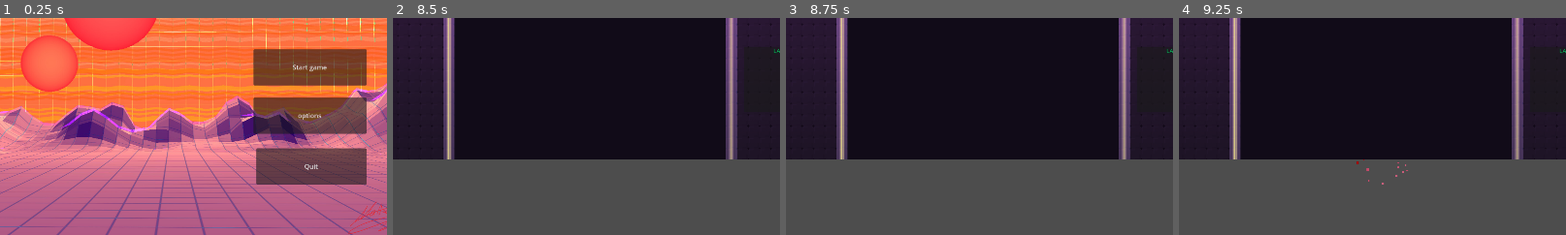
Above: before the commit, frames 1-4 (left to right).
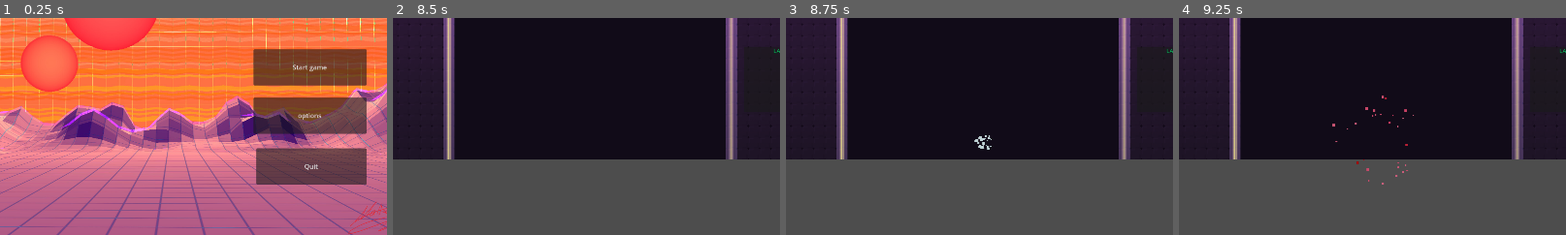
Above: after the commit, the same moments.

Repository: Asmatu-cell/godot.test.arkanoid-clon
Game: Godot game, scene res://Scenes/UI/main_menu.tscn
Same seed, same stepped clock (60 frames per second), same inputs: the game is played once before the commit and once after it.
Inputs:
- Up to frame 1 (0.25 s): no input
- Up to frame 2 (8.5 s): click "Start game" at 0.5 s; click "Start game" at 1.25 s; tap Space (disparo) at 2.1, 3.5, 4.35, 6.6, 8 s; tap Enter at 2.75, 5 s; tap Left (lpad) at 2.85, 5.1, 7.35 s; tap Right (rpad) at 3.6, 5.85, 8.1 s
- Up to frame 3 (8.75 s): no input
- Up to frame 4 (9.25 s): tap Space (disparo) at 8.85 s
The pictures show only the part of the screen within x 7-57%, y 18-68%; the shares and areas given below are measured in that part.

Frames 1-2 are identical in both runs. In frame 3, 0.1% of the frame differs, in the area x 48-54%, y 54-61%; in frame 4, 0.1%.

Commit message:
Cambios tabla 1

Diff:
--- a/Scenes/tabla/tabla.tscn
+++ b/Scenes/tabla/tabla.tscn
@@ -33,7 +33,7 @@
 tracks/1/type = "value"
 tracks/1/imported = false
 tracks/1/enabled = true
-tracks/1/path = NodePath("CollisionShape2D/Laser:modulate")
+tracks/1/path = NodePath("CollisionShape2D/barra:modulate")
 tracks/1/interp = 1
 tracks/1/loop_wrap = true
 tracks/1/keys = {
@@ -45,7 +45,7 @@
 tracks/2/type = "value"
 tracks/2/imported = false
 tracks/2/enabled = true
-tracks/2/path = NodePath("CollisionShape2D/Laser:position")
+tracks/2/path = NodePath("CollisionShape2D/barra:position")
 tracks/2/interp = 1
 tracks/2/loop_wrap = true
 tracks/2/keys = {
@@ -57,7 +57,7 @@
 tracks/3/type = "value"
 tracks/3/imported = false
 tracks/3/enabled = true
-tracks/3/path = NodePath("CollisionShape2D/Laser:modulate")
+tracks/3/path = NodePath("CollisionShape2D/barra:modulate")
 tracks/3/interp = 1
 tracks/3/loop_wrap = true
 tracks/3/keys = {
@@ -163,6 +163,7 @@
 [node name="AudioExplosion" type="AudioStreamPlayer2D" parent="."]
 
 [node name="CPUParticles2D" type="CPUParticles2D" parent="."]
+z_index = 1000
 texture_filter = 1
 emitting = false
 amount = 30
